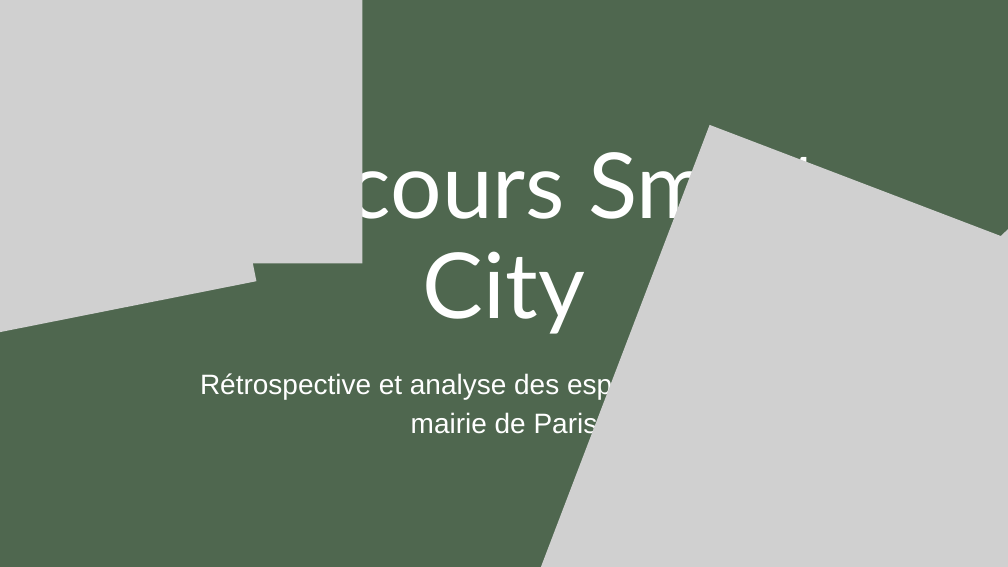
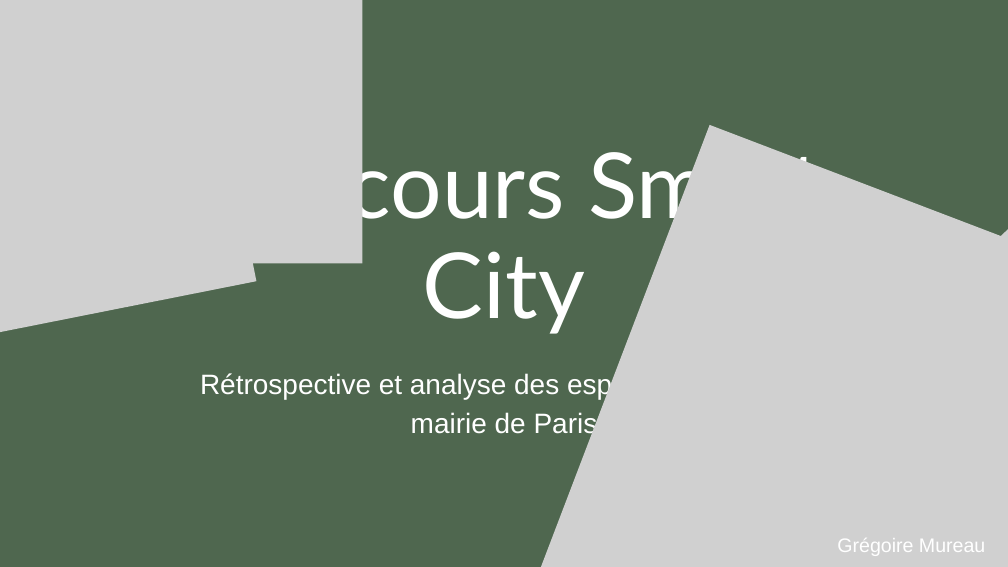
Before and after one commit to GrgMdmn/OpenClassrooms_AI_Projects, a slide deck: slide 1 of Project_2/soutenance_projet2.pptx. Drawn at 1008x567 pixels with LibreOffice and Linux fonts; fonts in the diff are those of the drawing; grey boxes stand for pictures. Boxes give left, top, right and bottom in pixels: in the first picture for what was removed or moved away, otherwise in the second. Text is boxed around its words. In the diff, an @@ line names an element or a change of style, - is before the commit and + after.

```diff
--- a/Project_2/soutenance_projet2.pptx
+++ b/Project_2/soutenance_projet2.pptx
@@ text added at (x1=837, y1=538, x2=985, y2=556), 28 pt, text #FFFFFF @@
+Grégoire Mureau
```
Also in this commit, not shown: 3 other slides changed, 4 other files.
